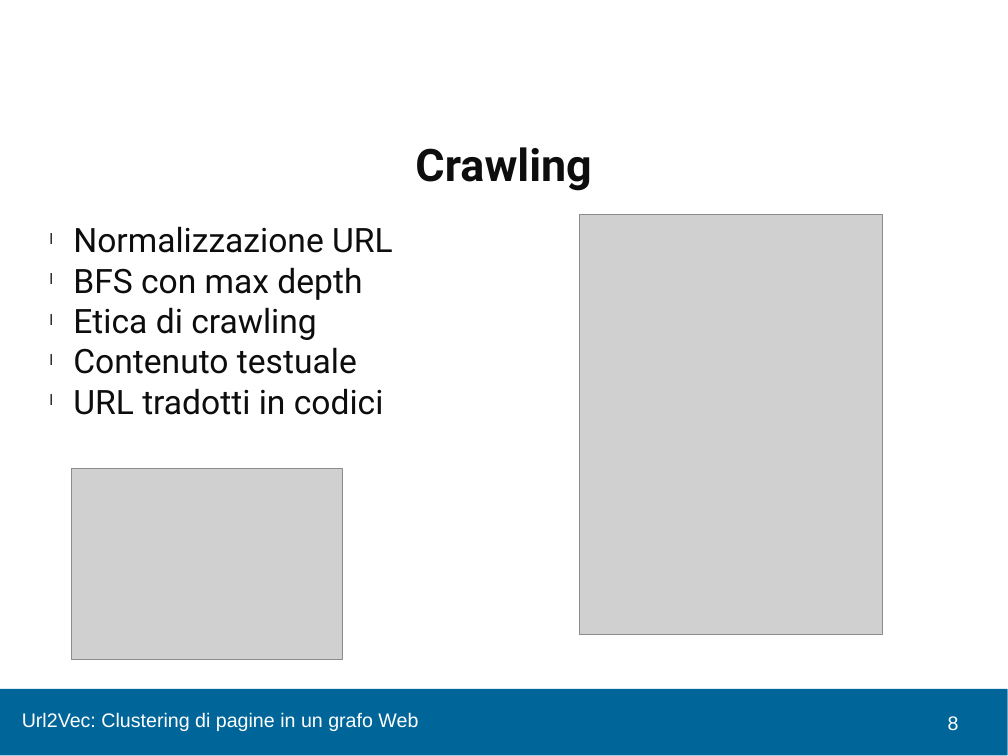
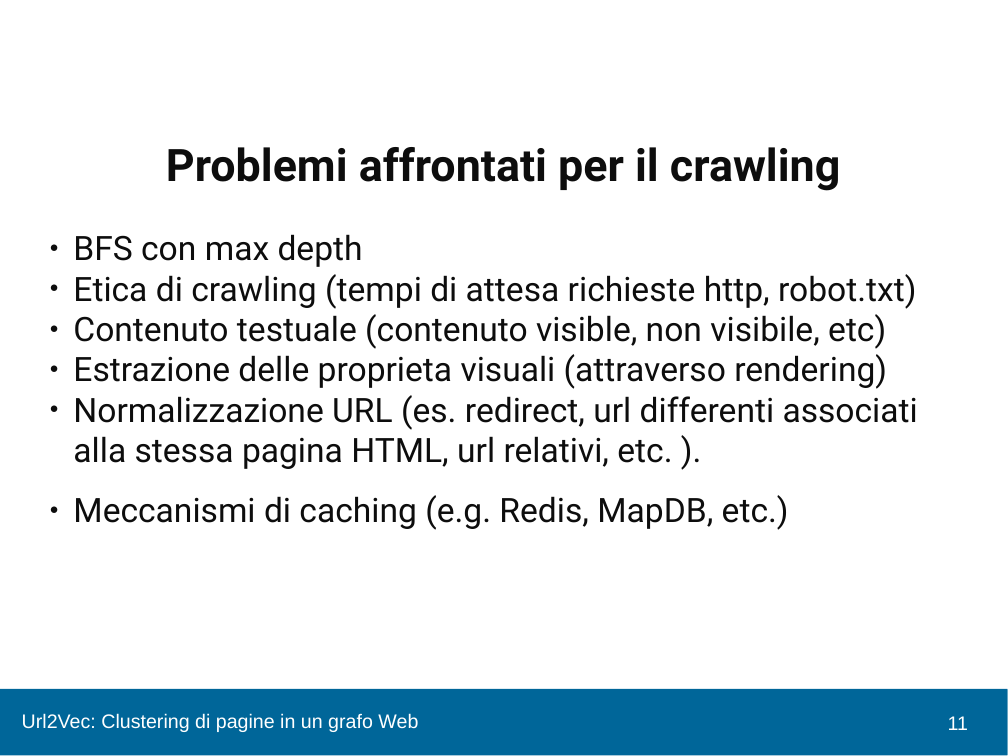
Before and after one commit to chrisPiemonte/Bachelors-Thesis, a slide deck: slide 11 of Slide/Presentaz.pptx (slide 8 before the commit). Drawn at 1008x756 pixels with LibreOffice and Linux fonts; fonts in the diff are those of the drawing; grey boxes stand for pictures; background and template pictures are left out. Boxes give left, top, right and bottom in pixels: in the first picture for what was removed or moved away, otherwise in the second. Text is boxed around its words. In the diff, an @@ line names an element or a change of style, - is before the commit and + after.

Commit message:
slides

```diff
--- a/Slide/Presentaz.pptx
+++ b/Slide/Presentaz.pptx
@@ text at bbox=[166, 147, 840, 191]: text changed @@
-Crawling
+Problemi affrontati per il crawling
@@ text "BFS con max depth": place and size @@
-text "BFS con max depth" at bbox=[73, 226, 393, 415]
+text "BFS con max depth" at bbox=[73, 234, 918, 530]
@@ text at bbox=[73, 226, 393, 253]: paragraph removed @@
-l Normalizzazione URL
@@ text at bbox=[73, 234, 363, 267]: bullet l to ● @@
@@ picture removed at bbox=[580, 215, 882, 635] @@
@@ text at bbox=[73, 274, 918, 530]: text changed @@
-l Etica di crawling
-l Contenuto testuale
-l URL tradotti in codici
+● Etica di crawling (tempi di attesa richieste http, robot.txt)
+● Contenuto testuale (contenuto visible, non visibile, etc)
+● Estrazione delle proprieta visuali (attraverso rendering)
+● Normalizzazione URL (es. redirect, url differenti associati alla stessa pagina HTML, url relativi, etc. ).
+● Meccanismi di caching (e.g. Redis, MapDB, etc.)
@@ picture removed at bbox=[72, 469, 343, 660] @@
@@ page number at bbox=[948, 716, 968, 730]: text changed @@
-8
+11
```
Also in this commit, not shown: 17 other slides changed, 6 slides added, 6 slides removed.
